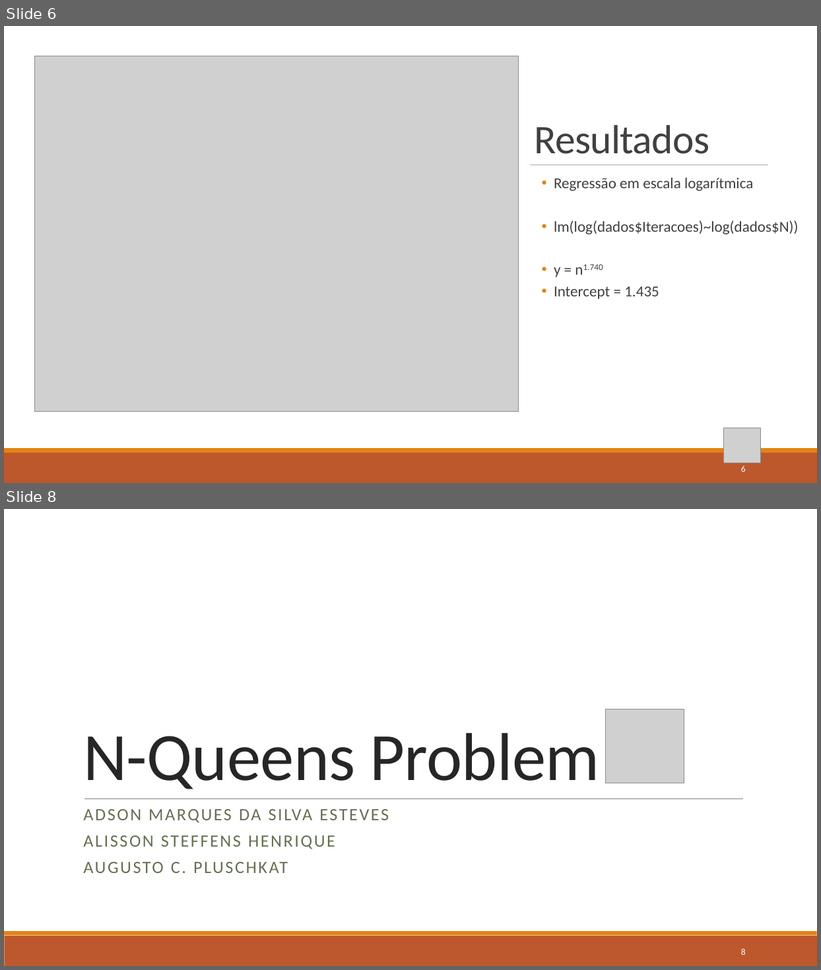
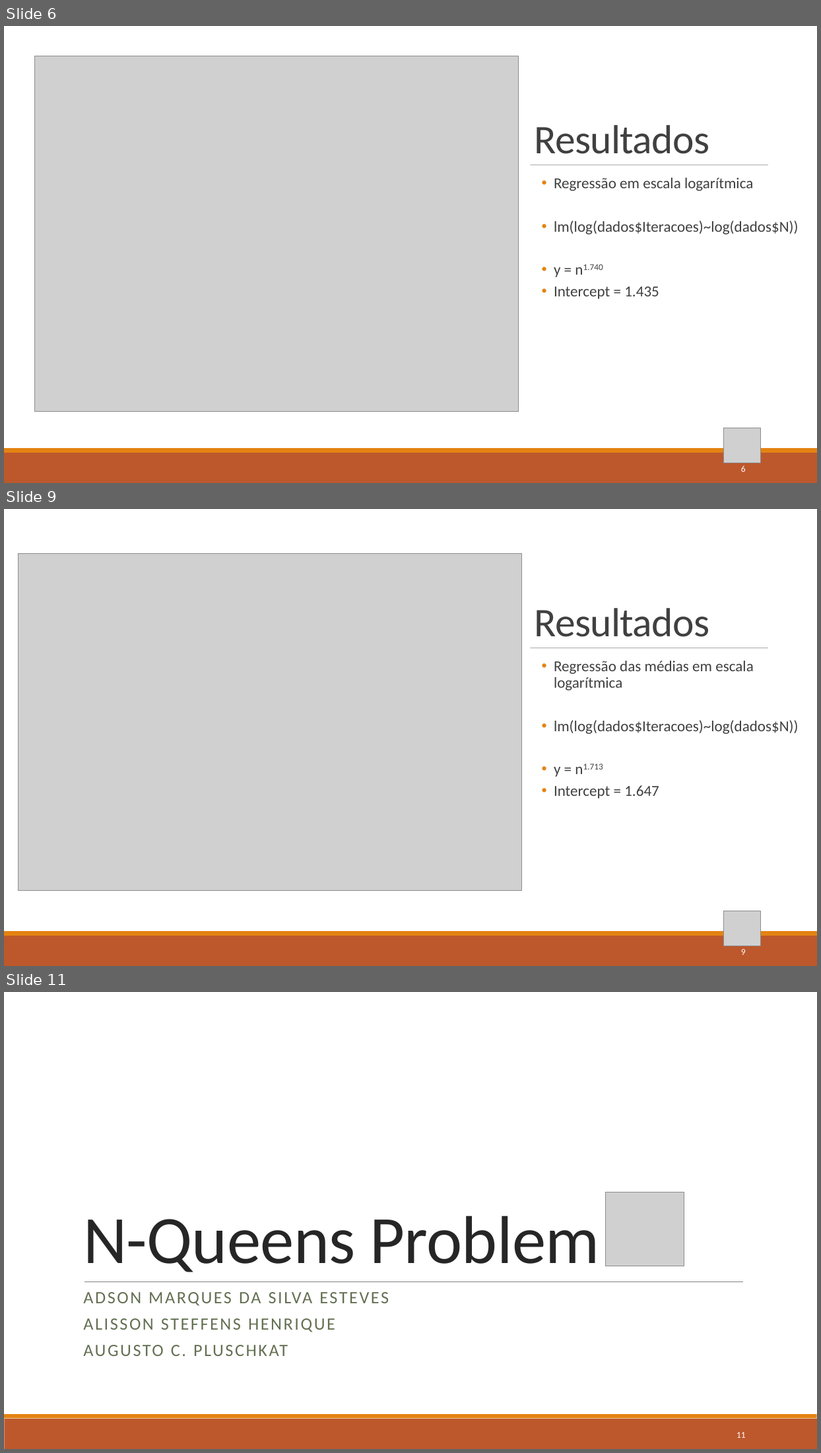
Before and after one commit to BeholderDEV/discretequeensproblem, a slide deck: N-Queens Problem Complexidade.pptx. Shown one above the other, each under a label of ours: slides 6 and 8 before the commit, slides 6, 9 and 11 after it; the slides between them are not shown. The pictures are 821x970 and 821x1453 pixels, drawn with LibreOffice and Linux fonts; fonts in the diff are those of the drawing; grey boxes stand for pictures. Boxes give left, top, right and bottom in pixels: in the first picture for what was removed or moved away, otherwise in the second. Text is boxed around its words. In the diff, an @@ line names an element or a change of style, - is before the commit and + after.

```diff
--- a/N-Queens Problem Complexidade.pptx
+++ b/N-Queens Problem Complexidade.pptx
@@ slide 9 added at [4, 509, 817, 966], background #FFFFFF @@
@@ rectangle added at [4, 509, 817, 931], fill #FFFFFF @@
@@ picture added at [18, 553, 522, 891] @@
@@ title added at [534, 608, 710, 637], 48 pt, text #404040 @@
+Resultados
@@ line added from (531, 648) to (768, 648), #808080 0.5 pt @@
@@ text added at [554, 661, 799, 799], 18 pt, text #404040 @@
+  • Regressão das médias em escala logarítmica
+  • lm(log(dados$Iteracoes)~log(dados$N))
+  • y = n1.713
+  • Intercept = 1.647
@@ picture added at [725, 912, 762, 947] @@
@@ rectangle added at [4, 936, 817, 966], fill #BD582C @@
@@ rectangle added at [4, 931, 817, 936], fill #E48312 @@
@@ page number added at [741, 949, 746, 955], 10.5 pt, text #FFFFFF @@
+9
@@ what was slide 8 is now slide 11 @@
@@ page number at [737, 1432, 746, 1438]: text changed @@
-8
+11
```
Also in this commit, not shown: 4 slides changed, 2 other slides added, 5 other files.
